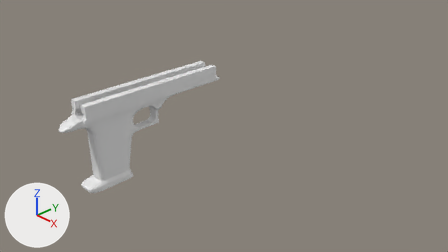
The Blender file DesertEagle_01.blend as it was, and as the next commit left it.
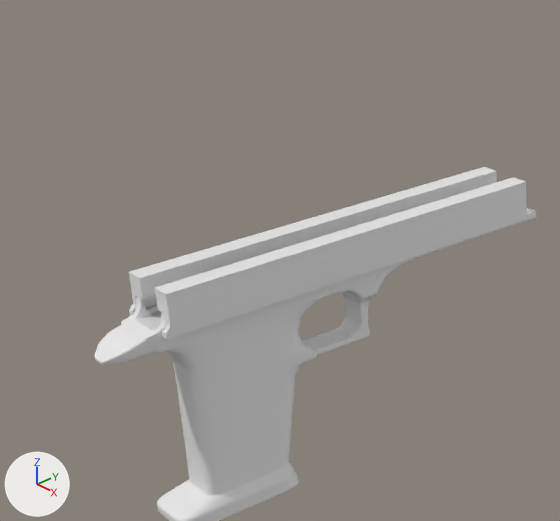
Each version is shown from the file's camera 'Camera', then close up on the part from 5% to 51% of the width and 0% to 75% of the height. Every picture has the same lights, and +X, +Y and +Z are marked at lower left.

Objects in the first close-up: 'Bottom', 'Up'.
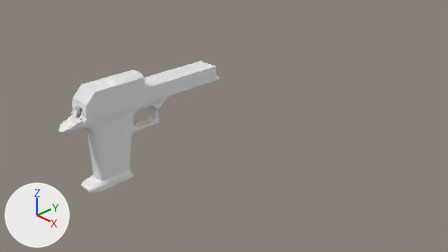
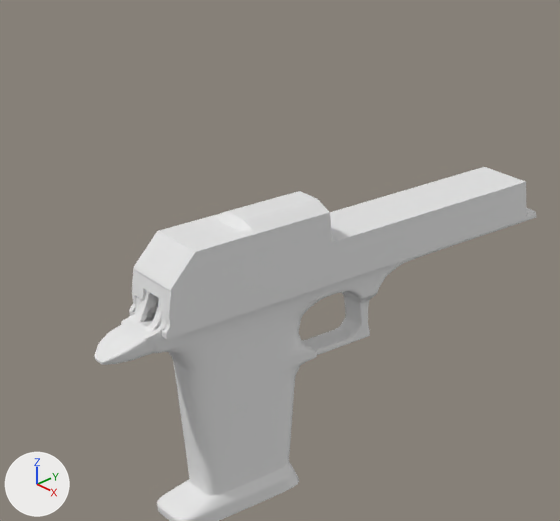
Commit message: Upper UP

Pixel boxes [x1, y1, x2, y2] of what changed, in the close-ups (560 x 521 px):
'Back block', shown: after [131, 290, 162, 332]
part 1 of me_cube_006, built on: before [129, 171, 497, 316]; after [132, 171, 513, 316]

The change, as a diff of the scene's bpy script:
```diff
--- a/DesertEagle_01.blend.py
+++ b/DesertEagle_01.blend.py
@@ me_cube_006 @@
 # used by ob_up; location = (0.0, 0.0, 0.0)
-me_cube_006.from_pydata(...)  # 184 vertices, 182 faces; spans x 0.1..0.24, y -3.02..0.08, z 1.57..1.88
+me_cube_006.from_pydata(...)  # 244 vertices, 242 faces; spans x 0.0..0.24, y -3.02..0.08, z 1.57..2.16
+# me_cube_006 part 1
+# 4 vertices are removed from x 0.1..0.21, y -2.75..-2.3, z 1.88
+# 34 faces are deleted
+# 4 vertices in x 0.1..0.24, y -2.98, z 1.8 move by (0.0, 0.02, 0.0)
+# 3 vertices in x 0.13..0.24, y -2.98, z 1.88 move by (0.0, 0.04, 0.0)
+# 3 vertices in x 0.1, y -2.93..-2.43, z 1.88 move by (-0.1, 0.0, -0.08)
+# 6 vertices move from x 0.1..0.21, y -2.98..-2.3, z 1.88 to x 0.0..0.24, y -2.96..-1.72, z 1.8..2.15
+# 36 vertices are added at x 0.0..0.24, y -2.94..-1.72, z 1.88..2.16
+# 17 new vertices lie (0.0, 0.07, 0.0) away from vertices in x 0.1..0.24, y -2.43, z 1.57..1.88
+# 11 new vertices lie (-0.1, 0.0, 0.0) away from vertices in x 0.1, y -2.3..0.08, z 1.8..1.88
+# 94 new faces join them
@@ ob_back_block @@
 _m = ob_back_block.modifiers.new('EdgeSplit', 'EDGE_SPLIT')
-ob_back_block.hide_viewport = True
```
